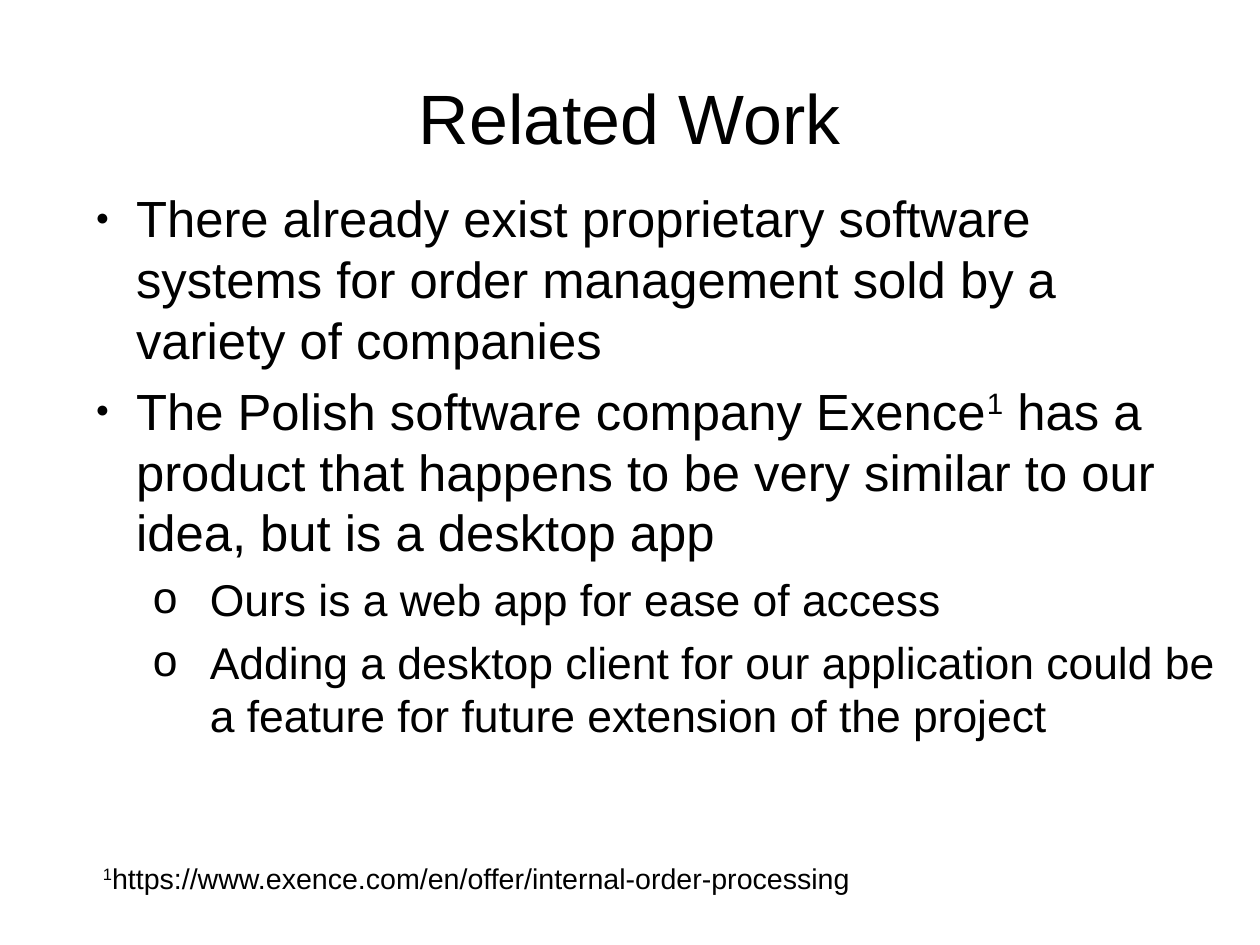
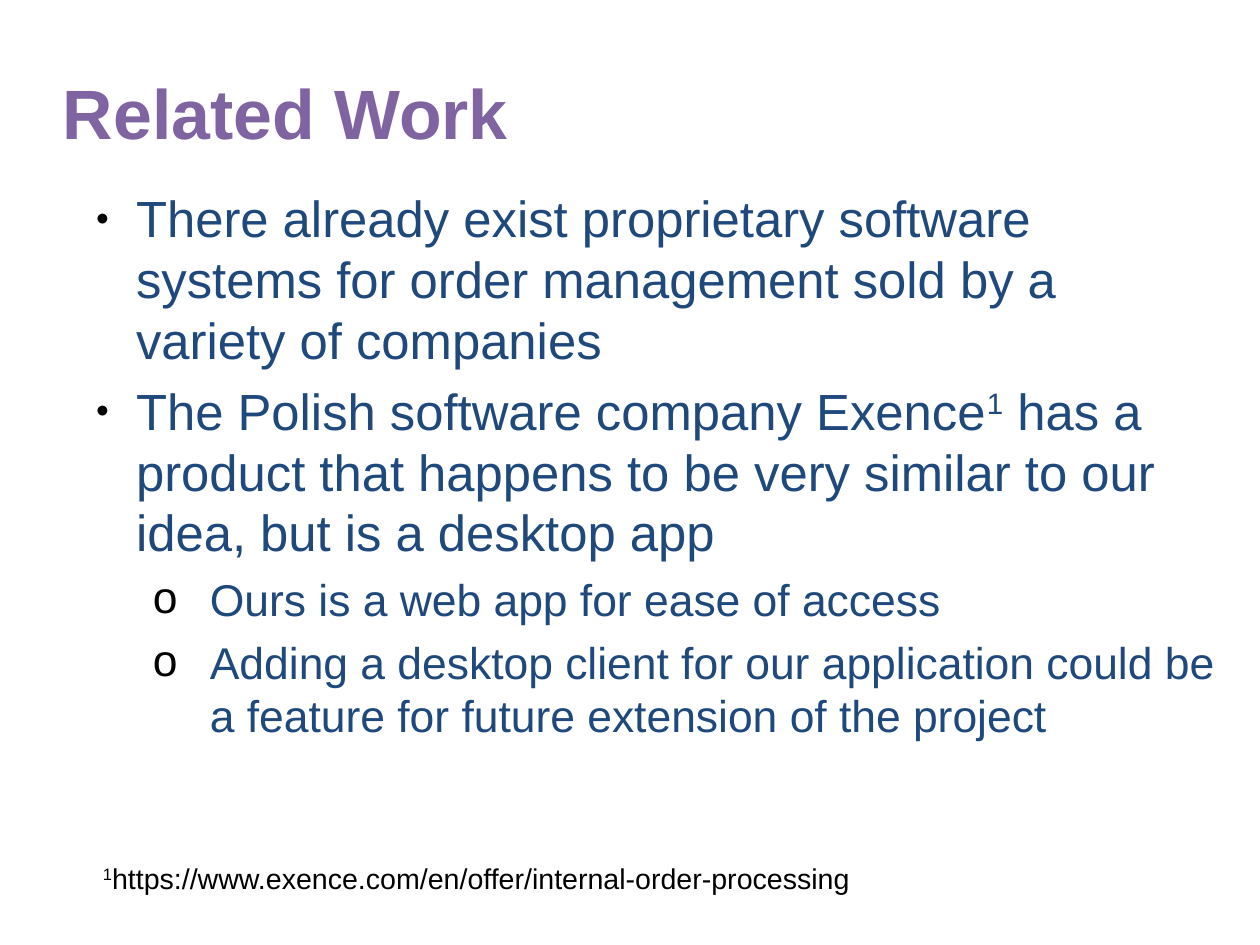
Before and after one commit to mkhalid578/orderProcessing, a slide deck: slide 4 of Project_Proposal.pptx (slide 5 before the commit). Drawn at 1260x945 pixels with LibreOffice and Linux fonts; fonts in the diff are those of the drawing. Boxes give left, top, right and bottom in pixels: in the first picture for what was removed or moved away, otherwise in the second. Text is boxed around its words. In the diff, an @@ line names an element or a change of style, - is before the commit and + after.

Commit message:
Re-worded introductory slides
and added colors to the rest of the slides

```diff
--- a/Project_Proposal.pptx
+++ b/Project_Proposal.pptx
@@ text "Related Work" at (x1=63, y1=88, x2=507, y2=140): text colour #000000 to #8064A2, bold on; alignment centre to left; line spacing 1 to 0.9 @@
@@ text "There already exist proprietary software ..." at (x1=136, y1=200, x2=1214, y2=741): text colour #000000 to #1F497D @@
```
Also in this commit, not shown: 5 other slides changed, 1 slide added, 2 slides removed.
